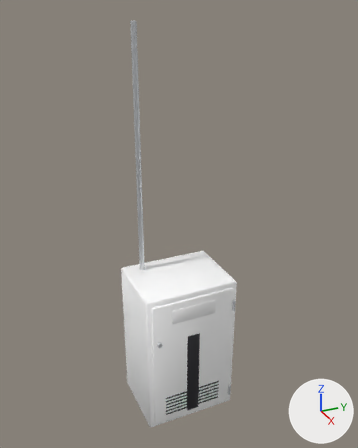
An edit to the FBX model project/Assets/Models/HQ/Analysis/Analysis_Breaker.fbx, drawn before and after from the same camera.
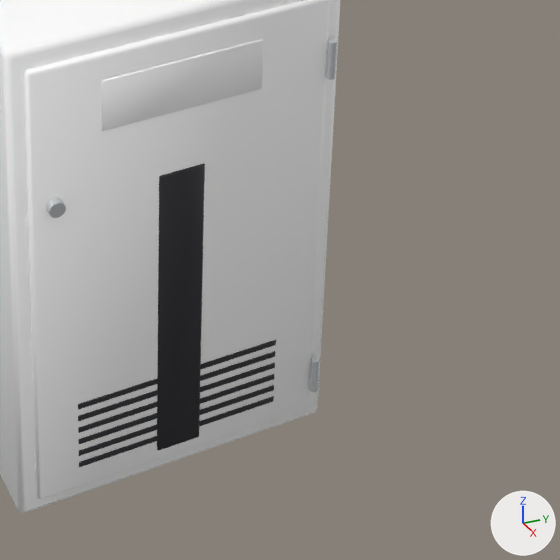
Each version is shown whole from a 50 mm lens placed at (1.986, -0.922, 3.072), pointed at (-0.097, 0.015, 2.031), then close up on the part from 40% to 83% of the width and 65% to 98% of the height. The axes (+X, +Y, +Z) are drawn at lower right. The lights are the same throughout. The first two pictures are the older version. Where no turn or scale is listed for an object, it has been applied to the vertices. Vertices at exactly the same position are counted once.

Names of what the first close-up shows: 'Analysis_Breaker'.
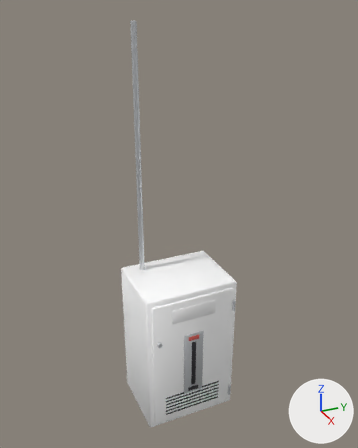
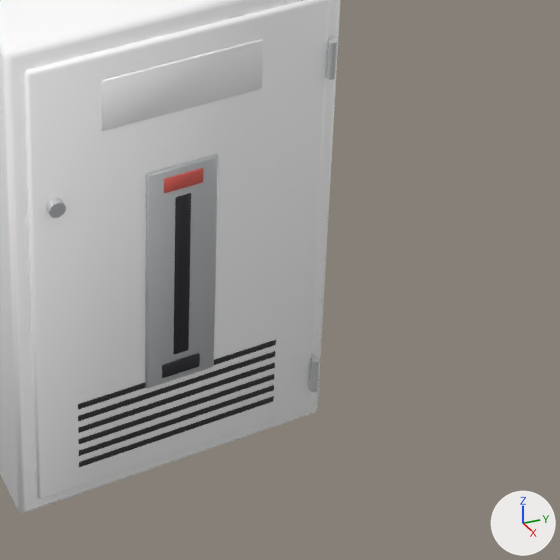
The change, as a diff of the scene's bpy script:
```diff
--- a/project/Assets/Models/HQ/Analysis/Analysis_Breaker.fbx.py
+++ b/project/Assets/Models/HQ/Analysis/Analysis_Breaker.fbx.py
@@ mat_ana_leverred @@
+mat_ana_leverred = principled_material('ANA_LeverRed')
+mat_ana_leverred.base_color = (0.75, 0.12, 0.1)  # red #e16159
+mat_ana_leverred.roughness = 0.45
@@ me_analysis_breaker @@
 # used by ob_analysis_breaker; location = (0.0, 0.0, 0.0)
-me_analysis_breaker.from_pydata(...)  # 1056 vertices, 1046 faces; spans x -0.28..0.13, y -0.25..0.25, z 0.95..2.98
+me_analysis_breaker.from_pydata(...)  # 1344 vertices, 1340 faces; spans x -0.28..0.13, y -0.25..0.25, z 0.95..2.98
+# me_analysis_breaker part 1: the loose piece of 96 vertices spanning x 0.11..0.12, y -0.22..0.23, z 0.98..1.72 is copied, and the copy is scaled about its middle by (0.333, 0.0496, 0.379), then moved by (0.01, 0.0, -0.03), in mat_ana_black (black #27272c); it spans x 0.12..0.13, y -0.01..0.01, z 1.18..1.46
+# me_analysis_breaker part 2: the loose piece of 96 vertices spanning x 0.12, y -0.16..0.16, z 1.13..1.14 is copied, and the copy is scaled about its middle by (0.504, 0.185, 2.56), then moved by (0.01, 0.0, 0.02); it spans x 0.12..0.13, y -0.03..0.03, z 1.14..1.17
+# me_analysis_breaker part 3
+# 37 faces are deleted
+# 23 vertices in x 0.12, y -0.03..0.03, z 1.0 move by (0.01, 0.0, 0.47)
+# 19 vertices in x 0.12, y -0.03..0.03, z 1.0 move by (0.0, 0.0, 0.47)
+# 5 vertices in x 0.12, y 0.03..0.04, z 1.0 move by (0.0, 0.02, 0.13)
+# 5 vertices in x 0.12, y 0.03..0.04, z 1.5 move by (0.0, 0.02, 0.01)
+# 3 vertices in x 0.12, y -0.03, z 1.5 move by (0.01, 0.0, 0.0)
+# 24 vertices move from x 0.12, y -0.03..0.04, z 1.0..1.5 to x 0.12..0.13, y -0.05..0.03, z 1.47..1.51
+# 88 vertices are added at x 0.12..0.13, y -0.05..0.06, z 1.13..1.51
+# 8 new vertices lie (0.0, 0.0, -0.38) away from vertices in x 0.12, y -0.05..0.05, z 1.51
+# 98 new faces join them, mat_ana_steelgrey (light grey #cbced1)
+# 37 new faces join them, mat_ana_leverred (red #e16159)
+# me_analysis_breaker part 4: 61 faces spanning x 0.12..0.13, y -0.03..0.03, z 1.47..1.5 switch from mat_ana_black (black #27272c) to mat_ana_leverred (red #e16159)
 me_analysis_breaker.materials.append(mat_ana_panel)
```

Boxes (x1, y1, x2, y2) around the edits, measured in the close-ups (560 x 560 px):
part 1 of me_analysis_breaker, added (black)
    after: (173, 193, 191, 354)
part 2 of me_analysis_breaker, added (black)
    after: (162, 353, 200, 378)
part 3 of me_analysis_breaker, built on
    before: (161, 164, 205, 177)
    after: (145, 154, 219, 388)
part 4 of me_analysis_breaker, recoloured
    before: (157, 165, 205, 451)
    after: (164, 169, 204, 193)
